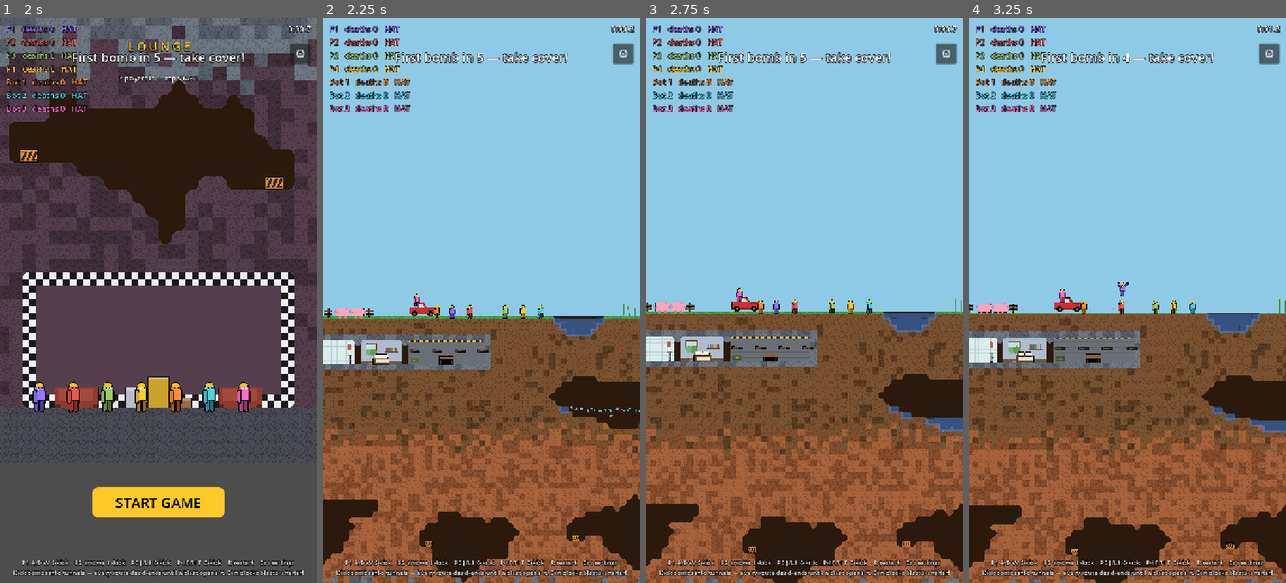
Above: before the commit, frames 1-4 (left to right).
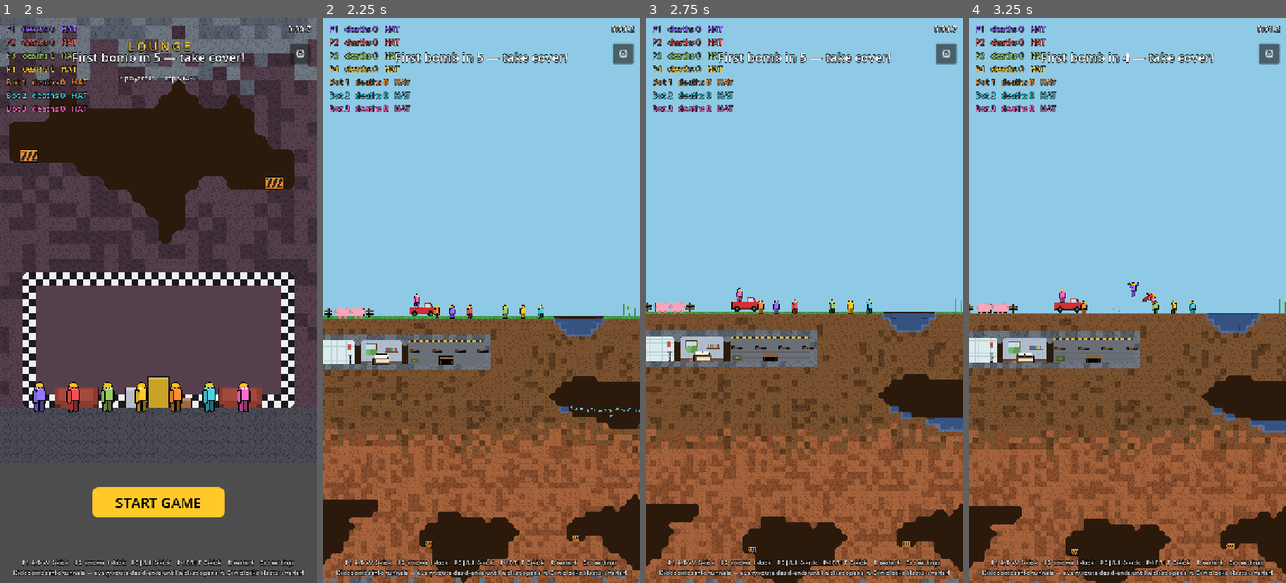
Above: after the commit, the same moments.

Repository: uchy4/dummy
Game: Godot game, scene res://scenes/menu.tscn
The game is run twice, just before and just after one commit, with the same random seed, the same clock (stepped at 60 frames per second) and the same inputs.
Inputs (mouse positions are in pixels of both pictures, inside the frame that each line leads up to):
- Up to frame 1 (2 s): click (126, 323) at 0.52 s; type "12" at 0.6 s; click "HOST GAME" at 1.25 s
- Up to frame 2 (2.25 s): click "START GAME" at 2 s
- Up to frame 3 (2.75 s): no input
- Up to frame 4 (3.25 s): tap Enter (ui_accept) at 2.75 s; move the mouse to (1197, 272) at 2.77 s; hold D (p1_right) from 2.78 s (still down); hold S (p1_kick) from 2.78 s (still down); click (1197, 272) at 2.92 s; tap W (p1_jump) at 3.02 s

Frame 1 is identical in both runs. In frame 2, less than 0.1% of the frame differs, in the area x 27-36%, y 50-52%; in frame 3, less than 0.1%; in frame 4, 8.7%, in the area x 0-100%, y 46-100%.

Commit message:
Revert ragdoll joint limits; kicks ragdoll players; truck bed longer; cave maw ends at grass
- The angular joint limits misbehaved — reverted; ragdolls swing free
  again.
- Kicking another player now triggers the existing impact-stun ragdoll
  on top of the shove, so players properly ragdoll each other.
- Truck cab moves a quarter length toward the nose (roof x 4..20,
  windshield still slanted), leaving a long open bed with a rail line.
- The cave maw's below-ground skirt is gone: the dark arch now ends at
  the grass line instead of hanging two tiles into the dirt.

Co-Authored-By: Claude Fable 5 <noreply@anthropic.com>
Claude-Session: https://claude.ai/code/session_01QSJudmCHT44WHN37u3ZpBk

Diff:
--- a/bomb-shelter/scripts/bunker_props.gd
+++ b/bomb-shelter/scripts/bunker_props.gd
@@ -410,8 +410,7 @@
 		draw_colored_polygon(PackedVector2Array([
 			Vector2(-13, 6), Vector2(-12, -14), Vector2(-8, -23), Vector2(0, -27),
 			Vector2(8, -23), Vector2(12, -14), Vector2(13, 6),
-		]), maw)
-		draw_rect(Rect2(-13, 4, 26, 30), maw)
+		]), maw)  # the arch ends at the grass line — no skirt below ground
 
 	static func _x18(pts: Array) -> PackedVector2Array:
 		var out := PackedVector2Array()
@@ -546,16 +545,16 @@
 		# Cab sits back over the rear axle with a slanted windshield, so the
 		# stretch ahead of it reads as the engine hood.
 		draw_colored_polygon(PackedVector2Array([
-			Vector2(-15, -20), Vector2(3, -20), Vector2(11.5, -7), Vector2(-15, -7),
+			Vector2(3, -20), Vector2(21, -20), Vector2(29.5, -7), Vector2(3, -7),
 		]), Color.BLACK)
 		draw_rect(Rect2(-35, -7, 70, 18), Color("d32f2f"))
 		draw_colored_polygon(PackedVector2Array([
-			Vector2(-14, -19), Vector2(2, -19), Vector2(10, -7), Vector2(-14, -7),
+			Vector2(4, -19), Vector2(20, -19), Vector2(28, -7), Vector2(4, -7),
 		]), Color("d32f2f"))
 		draw_colored_polygon(PackedVector2Array([
-			Vector2(-11, -16), Vector2(-1, -16), Vector2(5, -8), Vector2(-11, -8),
+			Vector2(7, -16), Vector2(17, -16), Vector2(23, -8), Vector2(7, -8),
 		]), Color("bfe3f2"))
-		draw_rect(Rect2(11, -6, 23, 3), Color("8e2420"))  # hood shading
+		draw_rect(Rect2(-34, -6, 36, 2), Color("8e2420"))  # long open bed
 		draw_rect(Rect2(-35, 7, 70, 4), Color("8e2420"))
 		draw_rect(Rect2(33, -4, 3, 4), Color("ffd54f"))
 		for wx: float in [-22.0, 22.0]:
--- a/bomb-shelter/scripts/net_hub.gd
+++ b/bomb-shelter/scripts/net_hub.gd
@@ -1000,15 +1000,14 @@
   ctx.moveTo(-10.8,-30.6);ctx.lineTo(-16.2,-14.4);
   ctx.moveTo(19.8,-23.4);ctx.lineTo(14.4,-9);ctx.stroke();
   ctx.fillStyle="#1c1310";
-  fillPoly([[-13,6],[-12,-14],[-8,-23],[0,-27],[8,-23],[12,-14],[13,6]]);
-  ctx.fillRect(-13,4,26,30);}
+  fillPoly([[-13,6],[-12,-14],[-8,-23],[0,-27],[8,-23],[12,-14],[13,6]]);}
  else if(k===17){// red pickup: kicks shove it (wobble streams via rot)
   ctx.fillStyle="#000";ctx.fillRect(-36,-8,72,20);
-  fillPoly([[-15,-20],[3,-20],[11.5,-7],[-15,-7]]);
+  fillPoly([[3,-20],[21,-20],[29.5,-7],[3,-7]]);
   ctx.fillStyle="#d32f2f";ctx.fillRect(-35,-7,70,18);
-  fillPoly([[-14,-19],[2,-19],[10,-7],[-14,-7]]);
-  ctx.fillStyle="#bfe3f2";fillPoly([[-11,-16],[-1,-16],[5,-8],[-11,-8]]);
-  ctx.fillStyle="#8e2420";ctx.fillRect(11,-6,23,3);
+  fillPoly([[4,-19],[20,-19],[28,-7],[4,-7]]);
+  ctx.fillStyle="#bfe3f2";fillPoly([[7,-16],[17,-16],[23,-8],[7,-8]]);
+  ctx.fillStyle="#8e2420";ctx.fillRect(-34,-6,36,2);
   ctx.fillStyle="#8e2420";ctx.fillRect(-35,7,70,4);
   ctx.fillStyle="#ffd54f";ctx.fillRect(33,-4,3,4);
   for(var w=-22;w<=22;w+=44){ctx.fillStyle="#111";
--- a/bomb-shelter/scripts/player.gd
+++ b/bomb-shelter/scripts/player.gd
@@ -406,6 +406,7 @@
 				and center.distance_to(other.global_position) <= KICK_RANGE + 8.0:
 			other.velocity += dir * Settings.kick_player_power * power
 			other._coyote = 0.0
+			other.apply_stun(Settings.stun_time)  # kicks ragdoll players too
 			hit = true
 	# Furniture flies, critters get punted, fixtures (toilet/shower) react.
 	for n in get_tree().get_nodes_in_group(&"props"):
--- a/bomb-shelter/scripts/ragdoll.gd
+++ b/bomb-shelter/scripts/ragdoll.gd
@@ -197,10 +197,6 @@
 	add_child(j)
 	j.node_a = j.get_path_to(a)
 	j.node_b = j.get_path_to(b)
-	# Limbs swing but never fold across the torso.
-	j.angular_limit_enabled = true
-	j.angular_limit_lower = -1.1
-	j.angular_limit_upper = 1.1
 
 
 func _rect_poly(size: Vector2, col: Color) -> Polygon2D:
